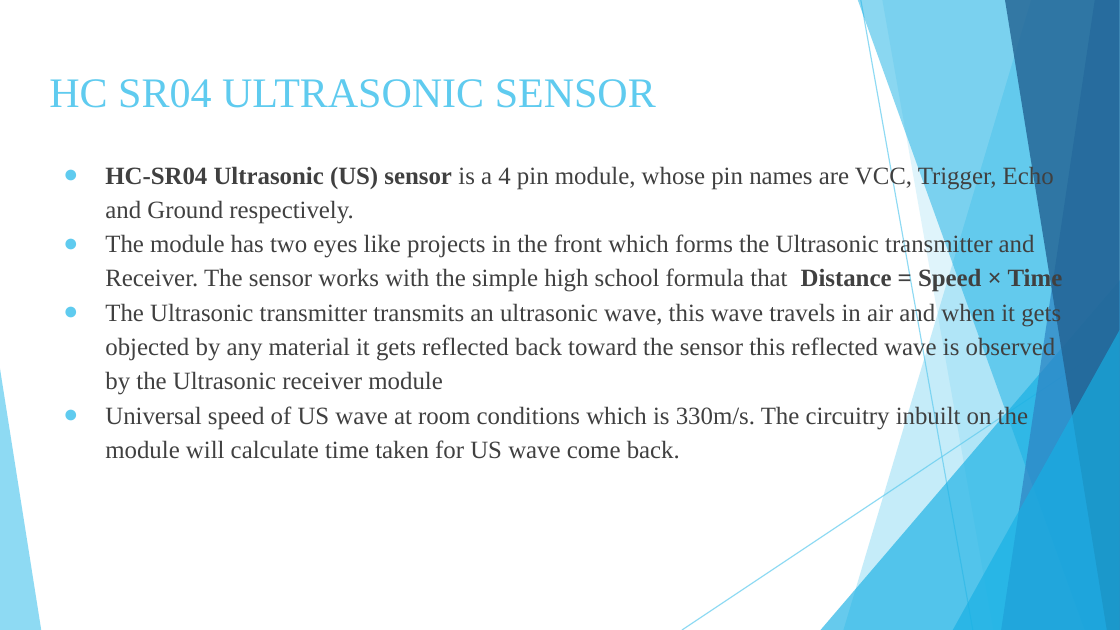
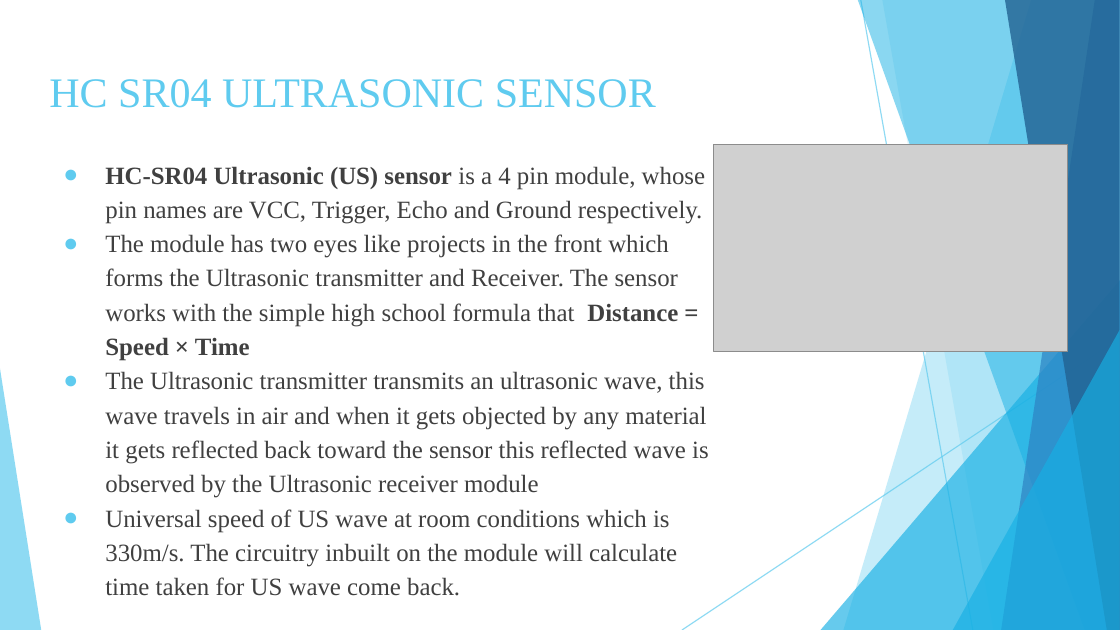
Before and after one commit to Sampanna-T/Major_Project, a slide deck: slide 22 of Doc/Major_Project.pptx (slide 23 before the commit). Drawn at 1120x630 pixels with LibreOffice and Linux fonts; fonts in the diff are those of the drawing; grey boxes stand for pictures. Boxes give left, top, right and bottom in pixels: in the first picture for what was removed or moved away, otherwise in the second. Text is boxed around its words. In the diff, an @@ line names an element or a change of style, - is before the commit and + after.

```diff
--- a/Doc/Major_Project.pptx
+++ b/Doc/Major_Project.pptx
@@ text "HC-SR04 Ultrasonic (US) sensor is ..." rewrapped from (105, 164, 1063, 459) to (105, 166, 709, 567) @@
@@ picture added at (713, 144, 1067, 352) @@
```
Also in this commit, not shown: 14 other slides changed, 5 slides removed, 1 other file.
